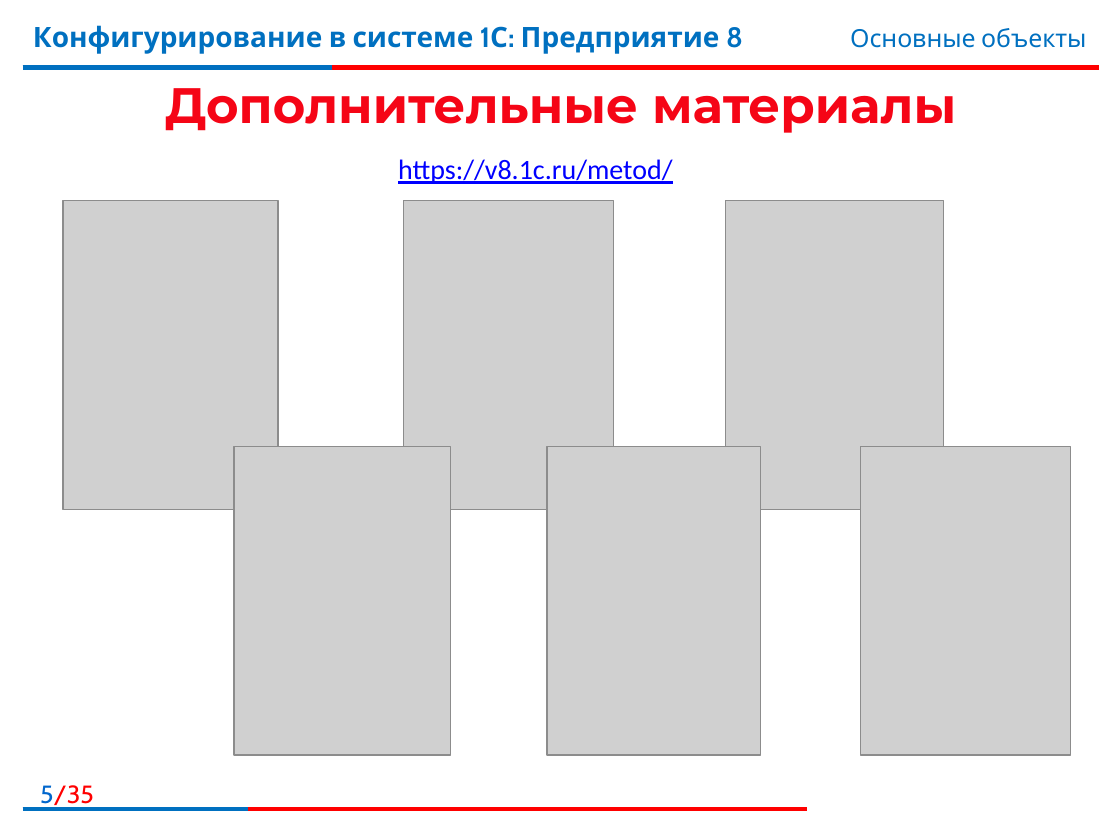
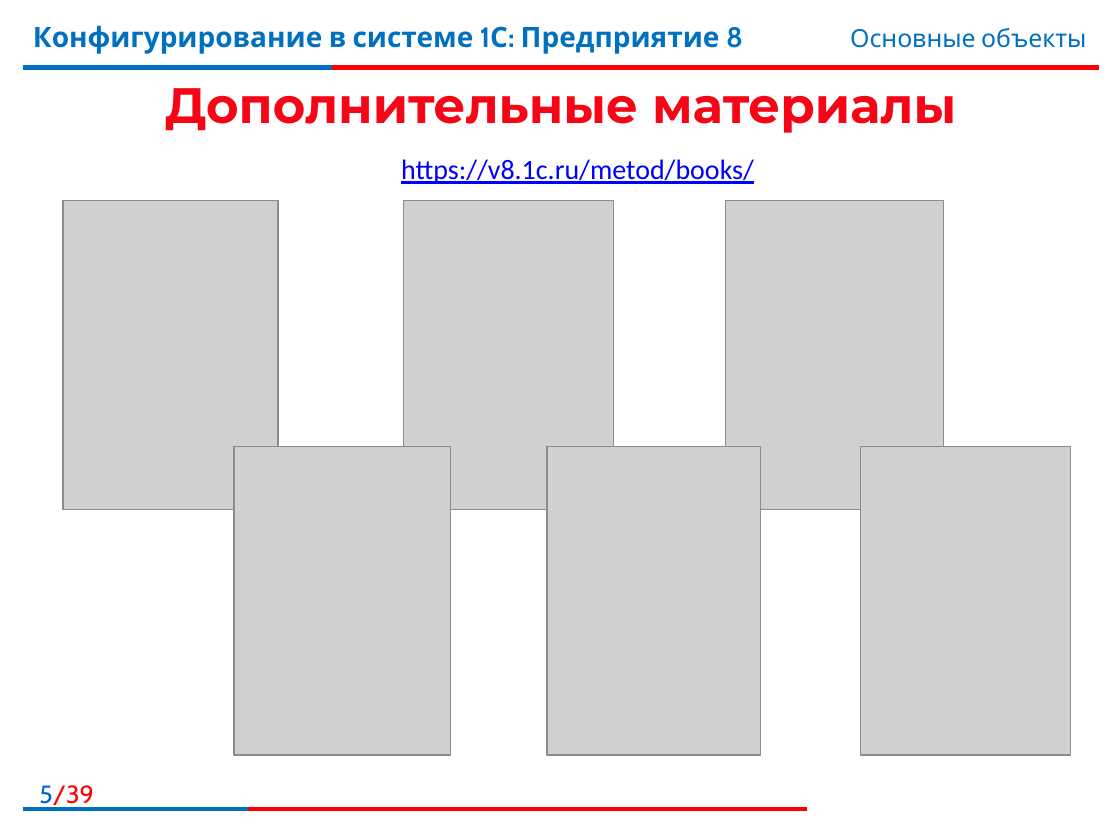
Before and after one commit to bestteacher-1c/documents_compl_kurs, a slide deck: slide 5 of Занятие_01/Иллюстрации1.pptx. Drawn at 1120x840 pixels with LibreOffice and Linux fonts; fonts in the diff are those of the drawing; grey boxes stand for pictures; background and template pictures are left out. Boxes give left, top, right and bottom in pixels: in the first picture for what was removed or moved away, otherwise in the second. Text is boxed around its words. In the diff, an @@ line names an element or a change of style, - is before the commit and + after.

Commit message:
Изменили материалы занятия 1 и 2

```diff
--- a/Занятие_01/Иллюстрации1.pptx
+++ b/Занятие_01/Иллюстрации1.pptx
@@ text at [401,159,754,184]: text changed @@
-https://v8.1c.ru/metod/
+https://v8.1c.ru/metod/books/
@@ page number at [39,785,93,808]: text changed @@
-5/35
+5/39
```
Also in this commit, not shown: 5 other slides changed, 13 slides added, 9 slides removed, 13 other files.
